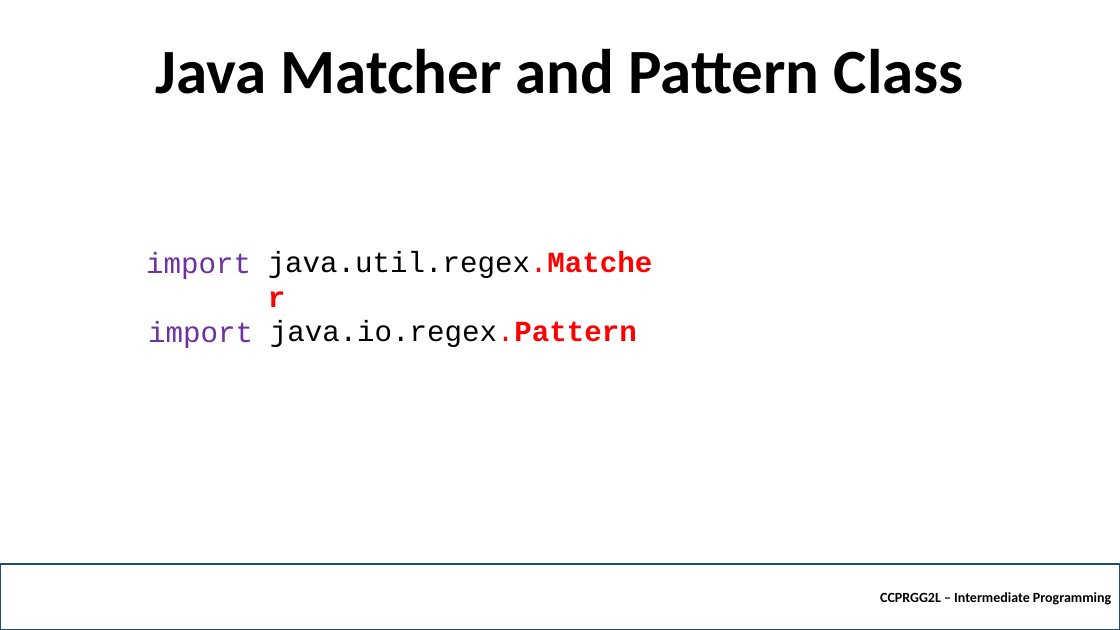
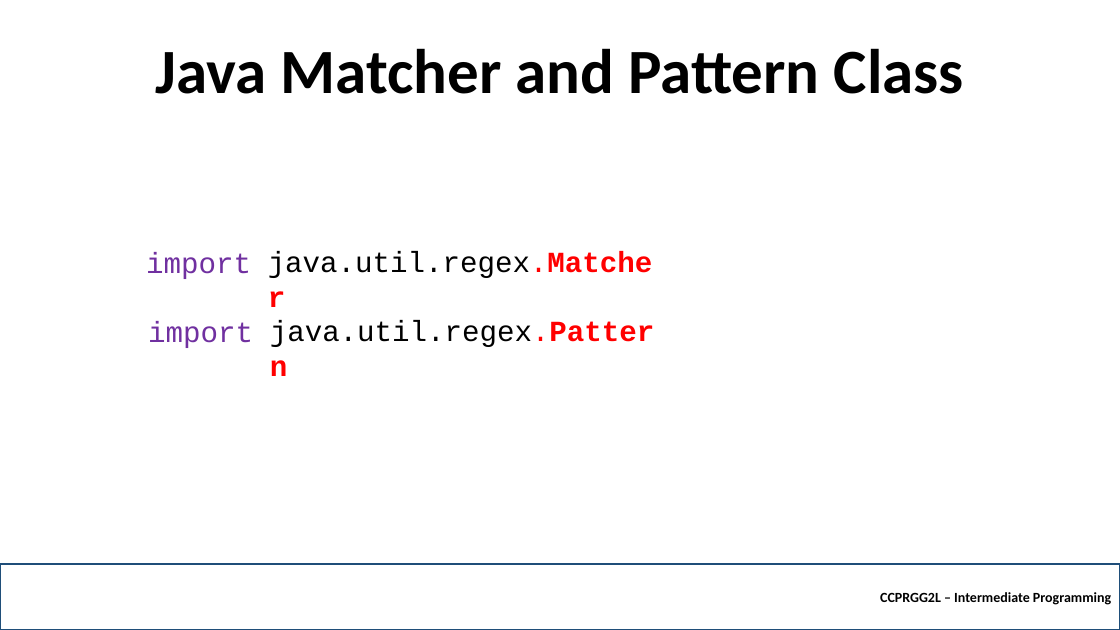
Before and after one commit to robitussin/CCPRGG2L, a slide deck: slide 4 of week_4/Matcher and Pattern Class.pptx. Drawn at 1120x630 pixels with LibreOffice and Linux fonts; fonts in the diff are those of the drawing; background and template pictures are left out. Boxes give left, top, right and bottom in pixels: in the first picture for what was removed or moved away, otherwise in the second. Text is boxed around its words. In the diff, an @@ line names an element or a change of style, - is before the commit and + after.

```diff
--- a/week_4/Matcher and Pattern Class.pptx
+++ b/week_4/Matcher and Pattern Class.pptx
@@ text at (270,320,654,347): text changed @@
-java.io.regex.Pattern
+java.util.regex.Pattern
```
Also in this commit, not shown: 1 other file.
